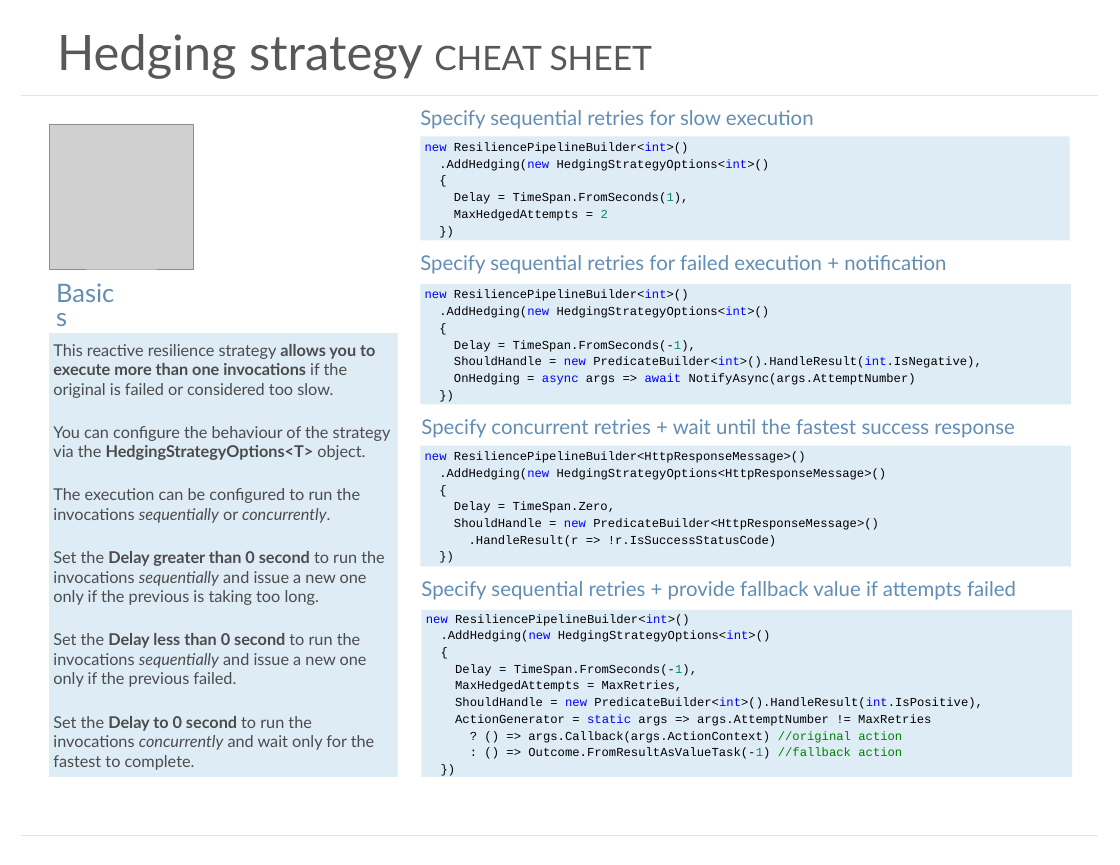
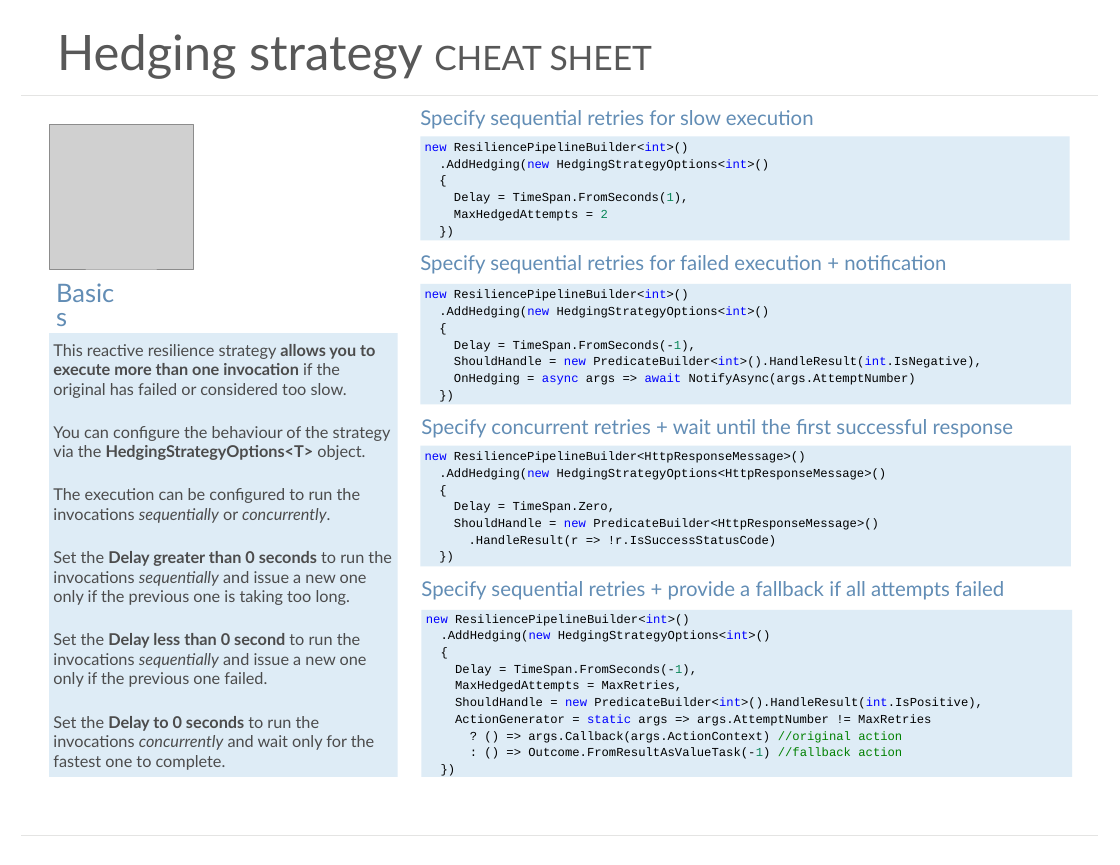
Before and after one commit to App-vNext/Polly, a slide deck: slide 1 of docs/media/cheat-sheet-hedging.pptx. Drawn at 1120x865 pixels with LibreOffice and Linux fonts; fonts in the diff are those of the drawing; grey boxes stand for pictures. Boxes give left, top, right and bottom in pixels: in the first picture for what was removed or moved away, otherwise in the second. Text is boxed around its words. In the diff, an @@ line names an element or a change of style, - is before the commit and + after.

```diff
--- a/docs/media/cheat-sheet-hedging.pptx
+++ b/docs/media/cheat-sheet-hedging.pptx
@@ text in rectangle at [53, 344, 375, 398]: text changed @@
-This reactive resilience strategy allows you to execute more than one invocations if the original is failed or considered too slow.
+This reactive resilience strategy allows you to execute more than one invocation if the original has failed or considered too slow.
@@ text at [421, 419, 1014, 438]: text changed @@
-Specify concurrent retries + wait until the fastest success response
+Specify concurrent retries + wait until the first successful response
@@ text in rectangle at [53, 551, 391, 770]: text changed @@
-Set the Delay greater than 0 second to run the invocations sequentially and issue a new one only if the previous is taking too long.
-Set the Delay less than 0 second to run the invocations sequentially and issue a new one only if the previous failed.
-Set the Delay to 0 second to run the invocations concurrently and wait only for the fastest to complete.
+Set the Delay greater than 0 seconds to run the invocations sequentially and issue a new one only if the previous one is taking too long.
+Set the Delay less than 0 second to run the invocations sequentially and issue a new one only if the previous one failed.
+Set the Delay to 0 seconds to run the invocations concurrently and wait only for the fastest one to complete.
@@ text at [421, 581, 1004, 600]: text changed @@
-Specify sequential retries + provide fallback value if attempts failed
+Specify sequential retries + provide a fallback if all attempts failed
```
Also in this commit, not shown: 1 other file.
